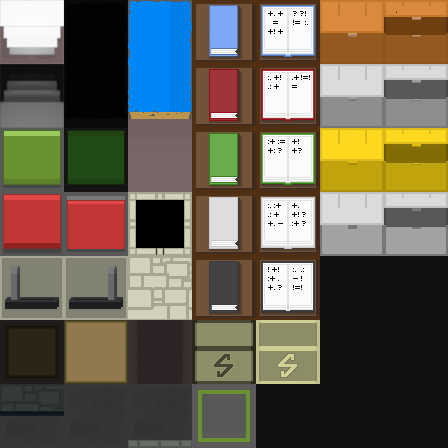
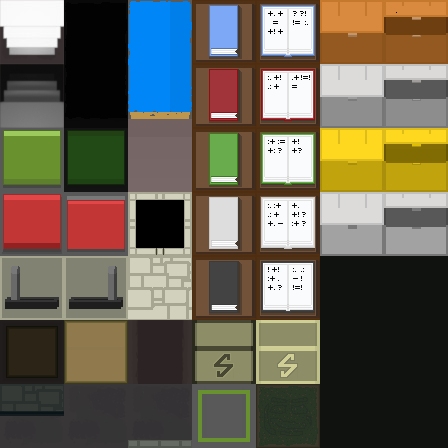
Before/after of a 448×448 layered artwork. What changed in the layer stack:
added layer "dark #1" (50%) in group "ladder-up" over (x1=0, y1=27, x2=64, y2=64)
added layer "dark #2" (70%) above "Вставленный слой #1" over (x1=256, y1=384, x2=320, y2=448)
added layer "Вставленный слой #1" above "background" over (x1=256, y1=384, x2=320, y2=448)
